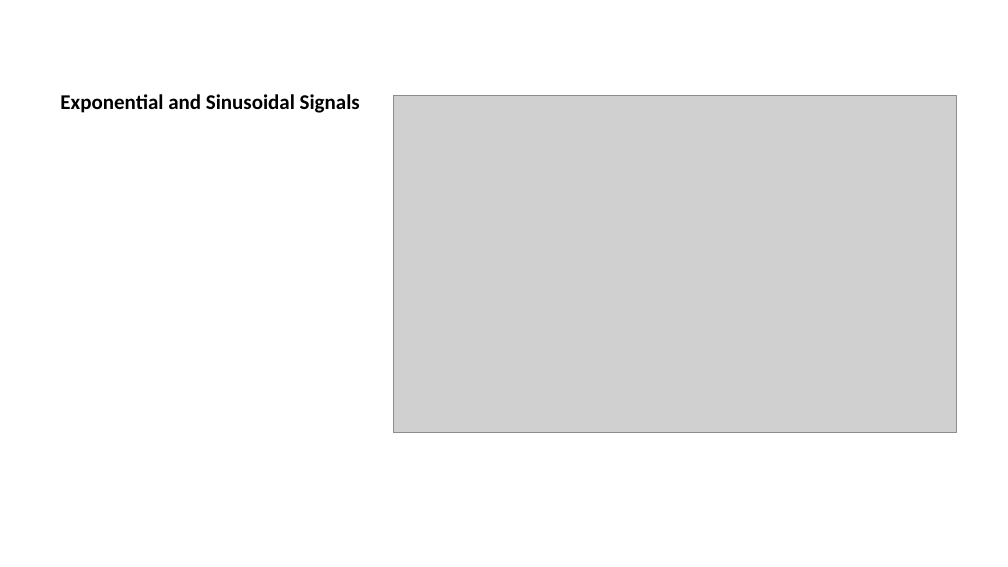
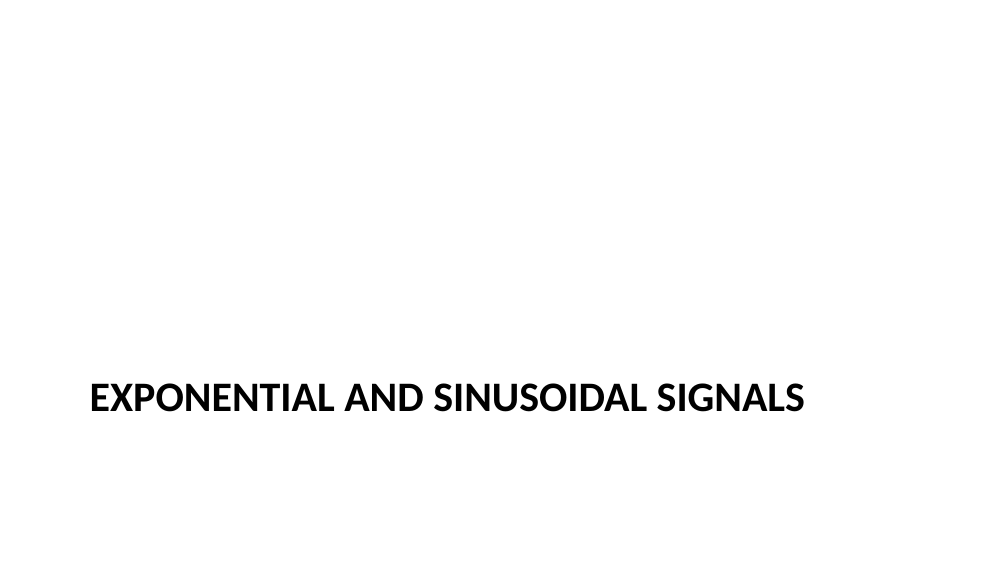
Before and after one commit to spakcjl/IntroductionToMedicalPhysics, a slide deck: slide 32 of presentation.pptx (slide 15 before the commit). Drawn at 1008x567 pixels with LibreOffice and Linux fonts; fonts in the diff are those of the drawing; grey boxes stand for pictures. Boxes give left, top, right and bottom in pixels: in the first picture for what was removed or moved away, otherwise in the second. Text is boxed around its words. In the diff, an @@ line names an element or a change of style, - is before the commit and + after.

```diff
--- a/presentation.pptx
+++ b/presentation.pptx
@@ picture removed at [393,95,956,432] @@
@@ title "EXPONENTIAL AND SINUSOIDAL SIGNALS" at [90,383,805,412]: vertical alignment bottom to top @@
@@ title at [90,383,805,412]: text changed; size 15 to 30 pt @@
-Exponential and Sinusoidal Signals
+EXPONENTIAL AND SINUSOIDAL SIGNALS
```
Also in this commit, not shown: 8 other slides changed, 61 slides added, 16 slides removed, 1 other file.
